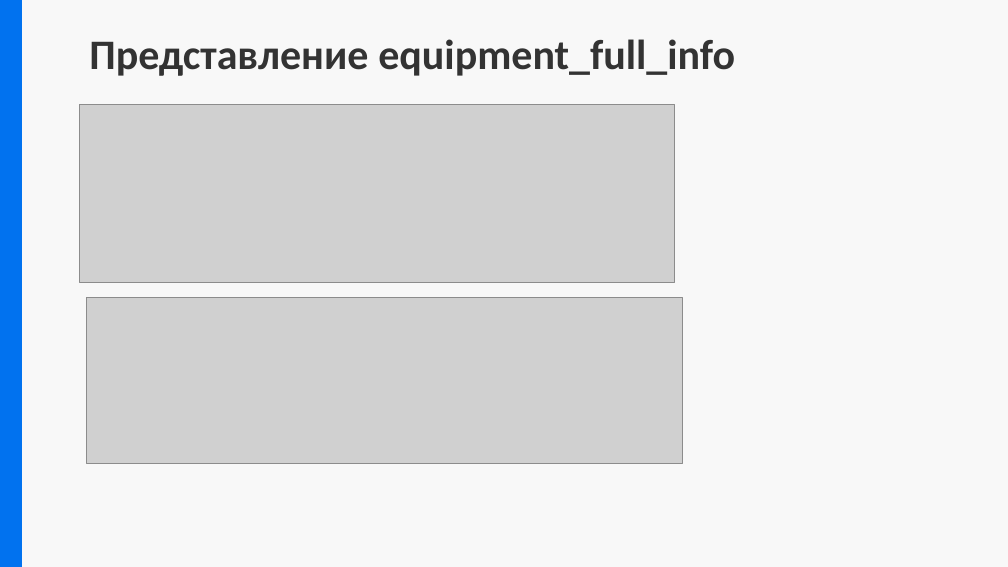
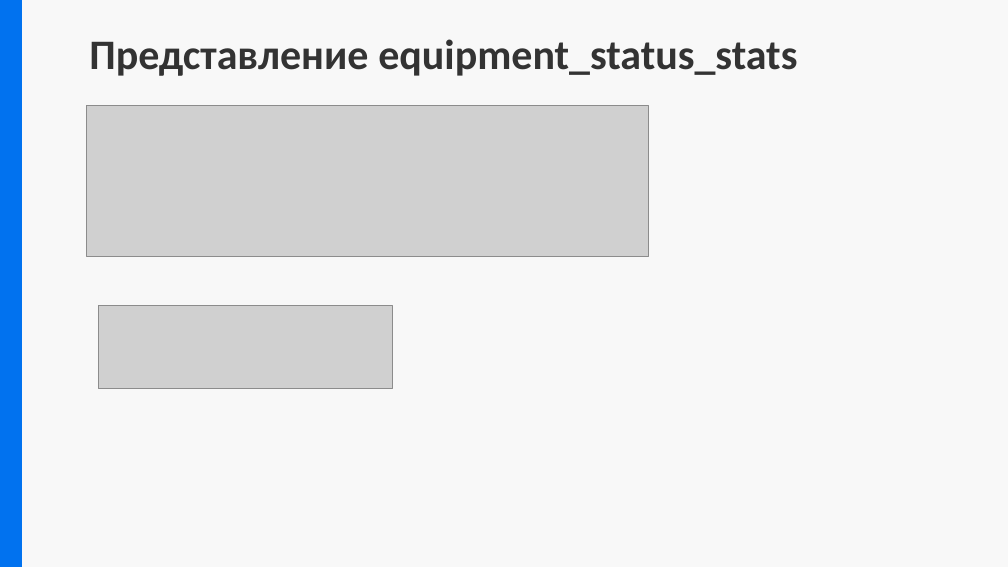
Before and after one commit to Comper123/MyCollege, a slide deck: slide 13 of docs/Предзащита.pptx (slide 12 before the commit). Drawn at 1008x567 pixels with LibreOffice and Linux fonts; fonts in the diff are those of the drawing; grey boxes stand for pictures. Boxes give left, top, right and bottom in pixels: in the first picture for what was removed or moved away, otherwise in the second. Text is boxed around its words. In the diff, an @@ line names an element or a change of style, - is before the commit and + after.

```diff
--- a/docs/Предзащита.pptx
+++ b/docs/Предзащита.pptx
@@ title at <box>89,39,797,76</box>: text changed @@
-Представление equipment_full_info
+Представление equipment_status_stats
@@ picture: place and size @@
-picture at <box>80,104,675,282</box>
+picture at <box>87,106,648,257</box>
@@ picture removed at <box>87,297,682,464</box> @@
@@ picture added at <box>98,306,392,389</box> @@
```
Also in this commit, not shown: 5 other slides changed, 2 slides added, 1 slide removed, 19 other files.
